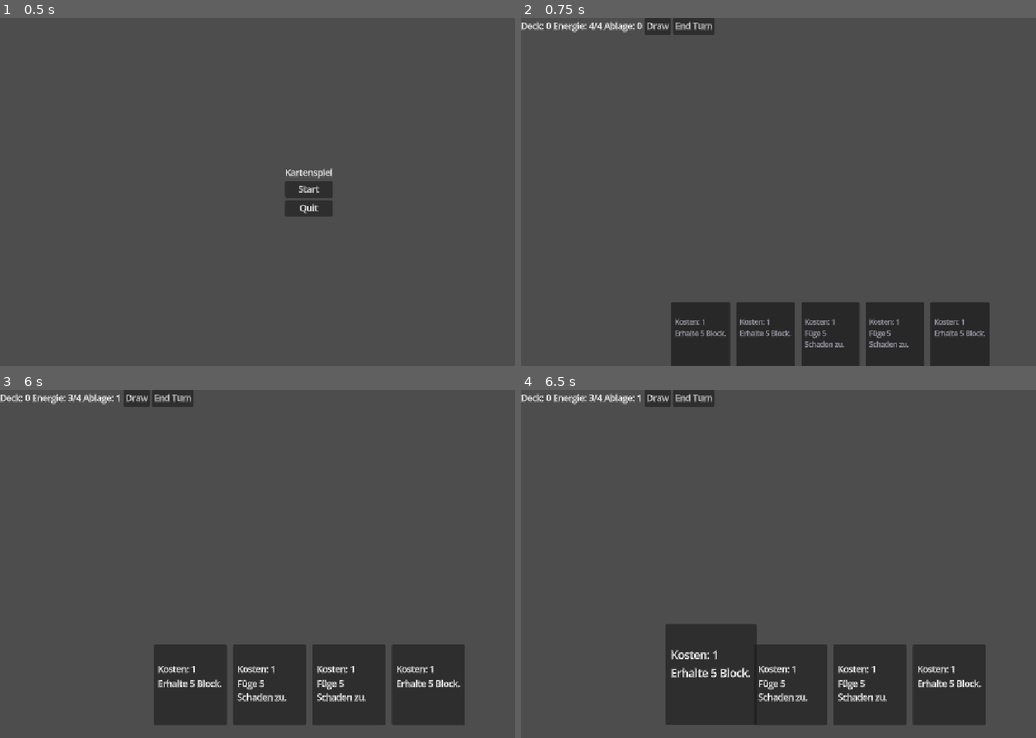
Above: before the commit, frames 1-4 (two rows, left to right).
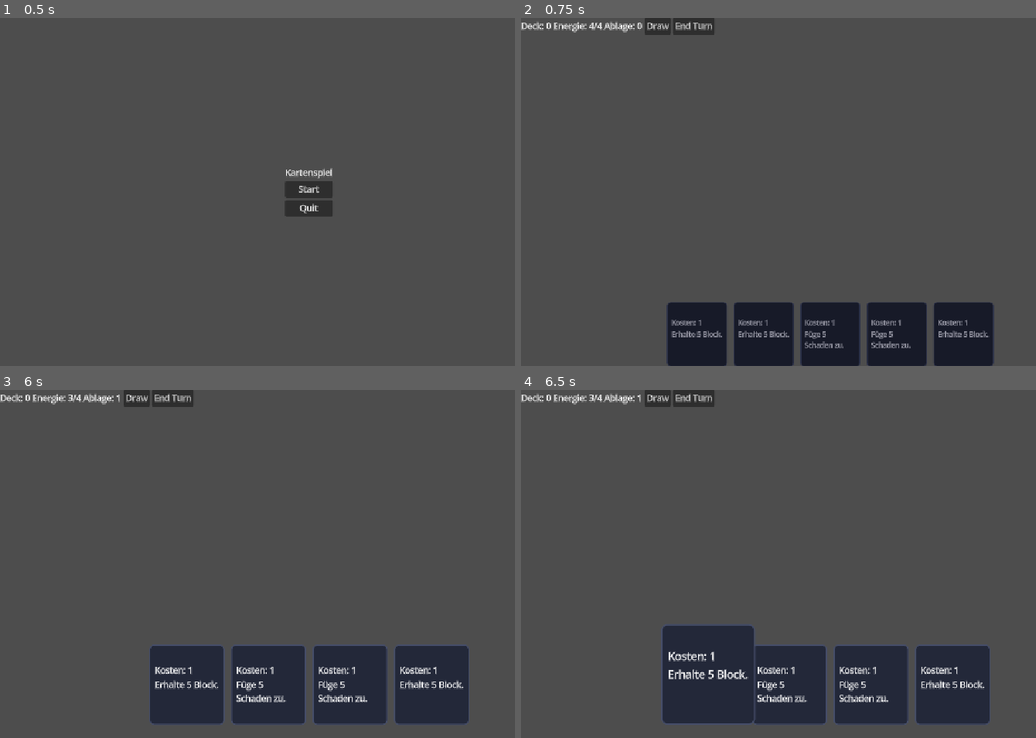
Above: after the commit, the same moments.

Repository: HelplessSneeker/Kartenspiel
Game: Godot game, scene res://scenes/ui/main_menu.tscn
Same seed, same stepped clock (60 frames per second), same inputs: the game is played once before the commit and once after it.
Inputs (mouse positions are in pixels of both pictures, inside the frame that each line leads up to):
- Up to frame 1 (0.5 s): no input
- Up to frame 2 (0.75 s): click "Start" at 0.5 s
- Up to frame 3 (6 s): click "Draw" at 1.25 s; click "End Turn" at 2 s; click "Draw" at 2.75 s; click "End Turn" at 3.5 s; click "Draw" at 4.25 s; click "End Turn" at 5 s; tap Enter at 5.75, 5.85 s; move the mouse to (180, 706) at 5.77 s; click (180, 706) at 5.92 s
- Up to frame 4 (6.5 s): no input

Frame 1 is identical in both runs. In frame 2, 2.1% of the frame differs, in the area x 28-92%, y 81-100%; in frame 3, 3.0%; in frame 4, 3.2%, in the area x 27-92%, y 67-97%.

Commit message:
Karte bekommt einen eigenen, deckenden StyleBox
Der Default-Theme gibt PanelContainer eine halbtransparente Flaeche -
sichtbar, sobald Karten sich ueberlappen. StyleBoxFlat wird im Code
gebaut, weil das Aussehen spaeter von den Kartendaten abhaengen soll.

Diff:
--- a/cards/card.gd
+++ b/cards/card.gd
@@ -10,6 +10,14 @@
 
 ## Hand ruht - voruebergehender Zustand, haengt an der Maus.
 const IDLE_TINT := Color(0.65, 0.65, 0.7)
+
+## Kartenruecken. Der Default-Theme liefert fuer PanelContainer eine
+## halbtransparente Flaeche - fuer eine Karte, die andere Karten ueberlappt,
+## unbrauchbar. Deshalb ein eigener StyleBox statt des Theme-Panels.
+const BG_COLOR := Color("232839")
+const BORDER_COLOR := Color("454d69")
+const CORNER_RADIUS := 8
+const BORDER_WIDTH := 2
 
 var data: CardData
 
@@ -26,6 +34,22 @@
 		_update_tint()
 
 var _tween: Tween
+
+
+func _ready() -> void:
+	add_theme_stylebox_override("panel", _build_style())
+
+
+## Bewusst im Code statt im Editor: das Aussehen soll spaeter von den
+## Kartendaten abhaengen koennen (Kategorie, Seltenheit), und dafuer braucht
+## es sowieso einen Ort, an dem der StyleBox gebaut wird.
+func _build_style() -> StyleBoxFlat:
+	var style := StyleBoxFlat.new()
+	style.bg_color = BG_COLOR
+	style.border_color = BORDER_COLOR
+	style.set_border_width_all(BORDER_WIDTH)
+	style.set_corner_radius_all(CORNER_RADIUS)
+	return style
 
 
 func setup(new_data: CardData) -> void:
